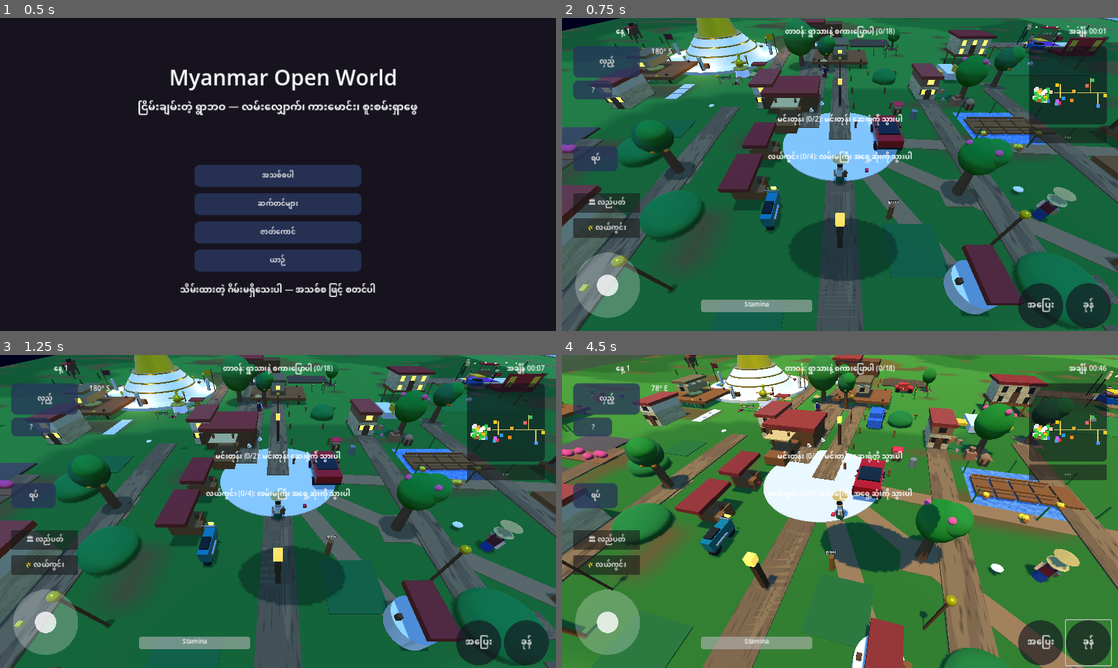
Above: before the commit, frames 1-4 (two rows, left to right).
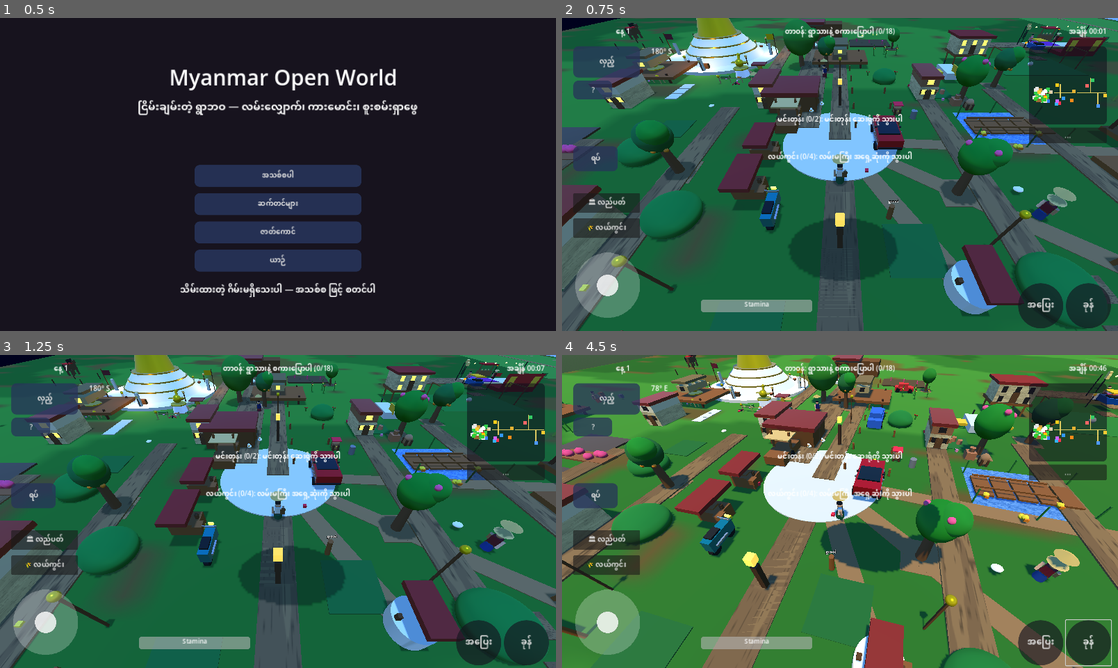
Above: after the commit, the same moments.

Repository: sudohlaingwin/gta-open-world
Game: Godot game, scene res://scenes/ui/main_menu.tscn
Two runs of this game, one before a commit and one after it. Both use one fixed random seed, a clock stepped at 60 frames per second and the inputs below.
Inputs (mouse positions are in pixels of both pictures, inside the frame that each line leads up to):
- Up to frame 1 (0.5 s): no input
- Up to frame 2 (0.75 s): click "အသစ်စပါ" at 0.5 s
- Up to frame 3 (1.25 s): no input
- Up to frame 4 (4.5 s): click "အပြေး" at 1.25 s; click "ခုန်" at 2 s; tap Enter (ui_accept) at 2.75 s; drag from (628, 599) to (895, 442) at 2.77 s; drag from (728, 527) to (812, 574) at 3.52 s; move the mouse to (895, 442) at 4.27 s; hold Right (ui_right) from 4.28 s (still down); hold Q from 4.28 s (still down)

Frame 1 is identical in both runs. In frame 2, less than 0.1% of the frame differs, in the area x 13-84%, y 0-59%; in frame 3, less than 0.1%; in frame 4, 0.3%, in the area x 11-91%, y 0-59%.

Commit message:
Slice 66: material realism pass (PBR roughness/metallic, village TreeTop sway, vehicle gloss, rainy wet road) + opponent slices 189-194 review (PBR values VERIFIED LIVE)

Diff:
--- /dev/null
+++ b/material_realism66.gd
@@ -0,0 +1,172 @@
+extends Node3D
+## Slice 66 — material realism pass (own work, StandardMaterial3D only).
+## NO shaders, NO copied opponent code: the opponent's foliage_sway
+## .gdshader is deliberately NOT used or ported here; Muse's sway
+## stays the script-rotation pattern from Slice 62/64.
+## What this does, all runtime-only, no scene file touched:
+## - Roughness/metallic variation on the main visual classes, so
+##   surfaces stop reading as one flat colour: wood walls
+##   0.75-0.95, tin roofs 0.35-0.55 + metallic 0.35, tree trunks
+##   0.90-1.00, canopies 0.85-1.00, palm fronds 0.80-0.95. Every
+##   value is deterministic per node name (xorshift hash, NOT
+##   String.hash — Slice 58 proved String.hash clusters
+##   sequential names). Shared materials are duplicated per mesh
+##   first, so varying one tree never repaints every tree.
+## - ALBEDO IS NEVER TOUCHED, except the MainRoad62 wet-look,
+##   which stores and restores its own base. That keeps Slice 61
+##   style colours, Slice 62 season tints (the season controller
+##   owns canopy/ground albedo), Slice 35 paint presets (vehicle
+##   albedo is the player's saved colour) and the Slice 61 night
+##   floor (no light/energy change anywhere) intact by design.
+## - Village TreeTop sway: the same ±0.03 rad rotation.z pattern
+##   as the Slice 62 canopy sway, applied to VILLAGE TreeTop
+##   meshes only. East Fields trees are excluded by name
+##   (Chill62_*, Tree64 groups, Chill62_Flower) so no tree is
+##   swayed twice; night-driven materials (Window/Glow/Lamp/
+##   Lantern/Light in the name, or emission_enabled) are skipped.
+## - Vehicle gloss: car/motorcycle/tuk-tuk body materials get
+##   roughness 0.25 + metallic 0.6 every frame (albedo untouched),
+##   re-applied after Slice 35 paint duplication replaces the
+##   material, so presets keep working and stay glossy.
+## - Wet road: MainRoad62 asphalt goes rough 0.90 dry -> 0.35 wet
+##   + albedo darkened x0.75 in rainy season only (season read
+##   from the live ChillController62 node first, SaveManager
+##   second), restored exactly when the season leaves rainy.
+## Capture runs at frame >= 8 so all deferred dressing (Slice 56/
+## 59/62/64 groups, Slice 61 style, Slice 35 paints) has landed.
+
+var _time: float = 0.0
+var _frames: int = 0
+var _captured: bool = false
+var _sway: Array = []
+var _seen_mats: Array = []
+var _road_mat: StandardMaterial3D = null
+var _road_base_albedo: Color = Color.WHITE
+var _road_base_rough: float = 0.95
+var _wet: bool = false
+
+static func _hash01(s: String) -> float:
+	var n := s.hash()
+	n = (n ^ (n >> 13)) * 1274126177
+	n = (n ^ (n >> 16)) & 0x7fffffff
+	return float(n % 1000) / 1000.0
+
+func _unique_mat(mi: MeshInstance3D) -> StandardMaterial3D:
+	if mi.get_surface_override_material_count() <= 0:
+		return null
+	var m := mi.get_surface_override_material(0) as StandardMaterial3D
+	if m == null:
+		return null
+	if _seen_mats.has(m):
+		var dup := m.duplicate() as StandardMaterial3D
+		mi.set_surface_override_material(0, dup)
+		_seen_mats.append(dup)
+		return dup
+	_seen_mats.append(m)
+	return m
+
+func _capture(world: Node3D) -> void:
+	_captured = true
+	var stack: Array = [world]
+	while not stack.is_empty():
+		var n: Node = stack.pop_back()
+		for c in n.get_children():
+			stack.push_back(c)
+		if not (n is MeshInstance3D):
+			continue
+		var mi := n as MeshInstance3D
+		var nm := String(mi.name)
+		# Night-driven materials are owned by DayNight/lantern
+		# controllers; never touch them here.
+		if "Window" in nm or "Glow" in nm or "Lamp" in nm or "Lantern" in nm or "Light" in nm:
+			continue
+		var h := _hash01(nm)
+		if nm.begins_with("TreeTop"):
+			_sway.append([mi, mi.rotation.z, h * 6.283])
+			var m := _unique_mat(mi)
+			if m != null:
+				m.roughness = 0.85 + h * 0.15
+		elif nm.begins_with("TreeTrunk") or nm.begins_with("PalmTrunk"):
+			var m2 := _unique_mat(mi)
+			if m2 != null:
+				m2.roughness = 0.90 + h * 0.10
+		elif nm.begins_with("PalmFrond") or nm.begins_with("PalmLeaf"):
+			var m3 := _unique_mat(mi)
+			if m3 != null:
+				m3.roughness = 0.80 + h * 0.15
+		elif nm.begins_with("Roof") or nm == "RoofL62" or nm == "RoofR62":
+			var m4 := _unique_mat(mi)
+			if m4 != null:
+				m4.roughness = 0.35 + h * 0.20
+				m4.metallic = 0.35
+		elif nm.begins_with("House") or nm.begins_with("DressWall53") or nm == "Walls62" or nm == "House6Walls":
+			var m5 := _unique_mat(mi)
+			if m5 != null:
+				m5.roughness = 0.75 + h * 0.20
+				m5.metallic = 0.0
+		elif nm == "Floor62":
+			var m6 := _unique_mat(mi)
+			if m6 != null:
+				m6.roughness = 0.80 + h * 0.15
+		elif "Canopy" in nm:
+			var m7 := _unique_mat(mi)
+			if m7 != null and not m7.emission_enabled:
+				m7.roughness = 0.85 + h * 0.15
+		elif nm == "MainRoad62":
+			var m8 := mi.get_surface_override_material(0) as StandardMaterial3D
+			if m8 != null:
+				_road_mat = m8
+				_road_base_albedo = m8.albedo_color
+				_road_base_rough = m8.roughness
+
+func _season() -> int:
+	var world := get_parent() as Node3D
+	if world != null:
+		var ctrl := world.get_node_or_null("ChillController62")
+		if ctrl != null and ctrl.get("_season") != null:
+			return clampi(int(ctrl.get("_season")), 0, 2)
+	var sm := get_node_or_null("/root/SaveManager")
+	if sm != null and sm.get("season62") != null:
+		return clampi(int(sm.get("season62")), 0, 2)
+	return 0
+
+func _process(delta: float) -> void:
+	_time += delta
+	_frames += 1
+	var world := get_parent() as Node3D
+	if world == null:
+		return
+	if not _captured and _frames >= 8:
+		_capture(world)
+	if not _captured:
+		return
+	# Village tree sway, same pattern as Slice 62 canopies.
+	for entry in _sway:
+		var sn := entry[0] as Node3D
+		if sn == null:
+			continue
+		sn.rotation.z = float(entry[1]) + sin(_time * 1.6 + float(entry[2])) * 0.03
+	# Vehicle gloss (albedo untouched; re-applies after paint dup).
+	var bodies: Array = ["Car/MeshInstance3D", "Motorcycle/MeshInstance3D", "TukTuk/TukBody"]
+	for path in bodies:
+		var mesh := world.get_node_or_null(path) as MeshInstance3D
+		if mesh == null or mesh.get_surface_override_material_count() <= 0:
+			continue
+		var mat := mesh.get_surface_override_material(0) as StandardMaterial3D
+		if mat == null:
+			continue
+		if mat.roughness != 0.25:
+			mat.roughness = 0.25
+		if mat.metallic != 0.6:
+			mat.metallic = 0.6
+	# Wet road: rainy season only.
+	if _road_mat != null:
+		var rainy := _season() == 1
+		if rainy and not _wet:
+			_wet = true
+			_road_mat.roughness = 0.35
+			_road_mat.albedo_color = Color(_road_base_albedo.r * 0.75, _road_base_albedo.g * 0.75, _road_base_albedo.b * 0.75, 1.0)
+		elif not rainy and _wet:
+			_wet = false
+			_road_mat.roughness = _road_base_rough
+			_road_mat.albedo_color = _road_base_albedo
--- a/player.gd
+++ b/player.gd
@@ -428,6 +428,17 @@
 		_flow65.name = "WaterFlow65"
 		_flow65.set_script(load("res://water_flow65.gd"))
 		_world65.call_deferred("add_child", _flow65)
+	# Slice 66 material realism pass (runtime-only, no scene
+	# touched): roughness/metallic variation + village TreeTop
+	# sway + vehicle gloss + rainy wet road. Added deferred
+	# like the Slice 65 nodes; it captures at frame >= 8, after
+	# all deferred dressing and the Slice 61 style pass.
+	var _world66 := get_parent()
+	if _world66 != null and _world66.get_node_or_null("MaterialRealism66") == null:
+		var _real66 := Node3D.new()
+		_real66.name = "MaterialRealism66"
+		_real66.set_script(load("res://material_realism66.gd"))
+		_world66.call_deferred("add_child", _real66)
 	# Slice 61 owner-ordered GRAPHICS-ONLY style pass (master-prompt
 	# look only: vivid warm palette, soft shading — no positions,
 	# no structure, no code from that document). Recolours existing
